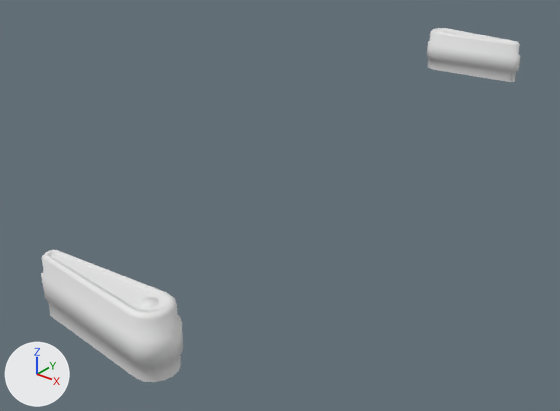
Two versions of the OBJ model data/models/pinball-flip-hr.obj, one commit apart.
Camera for both pictures: a 50 mm lens placed at (0.191, -0.161, 0.173), pointed at (-0.067, 0.161, -0.027). Lighting does not change. The marker at lower left points along +X, +Y and +Z. Where no turn or scale is listed for an object, it has been applied to the vertices.

Names of what the first picture shows: 'Circle.061_Circle.108', 'Circle.062_Circle.110'.
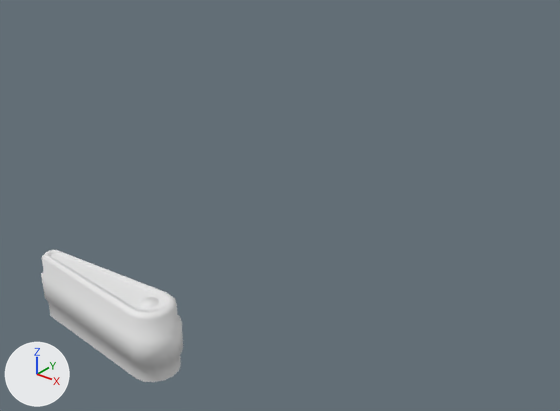
The change, as JSON lines over the scene's bpy script:
```json
{"op": "remove", "block": "ob_circle_062_circle_110", "code": ["ob_circle_062_circle_110 = bpy.data.objects.new('Circle.062_Circle.110', me_circle_062_circle_110)", "ob_circle_062_circle_110.location = (0.0, 0.0, 0.0)"]}
```

Location of each change, [x1, y1, x2, y2] in pixels of the pictures (560 x 411 px):
```json
{"object": "Circle.062_Circle.110", "change": "deleted", "before": [427, 28, 520, 82]}
```
